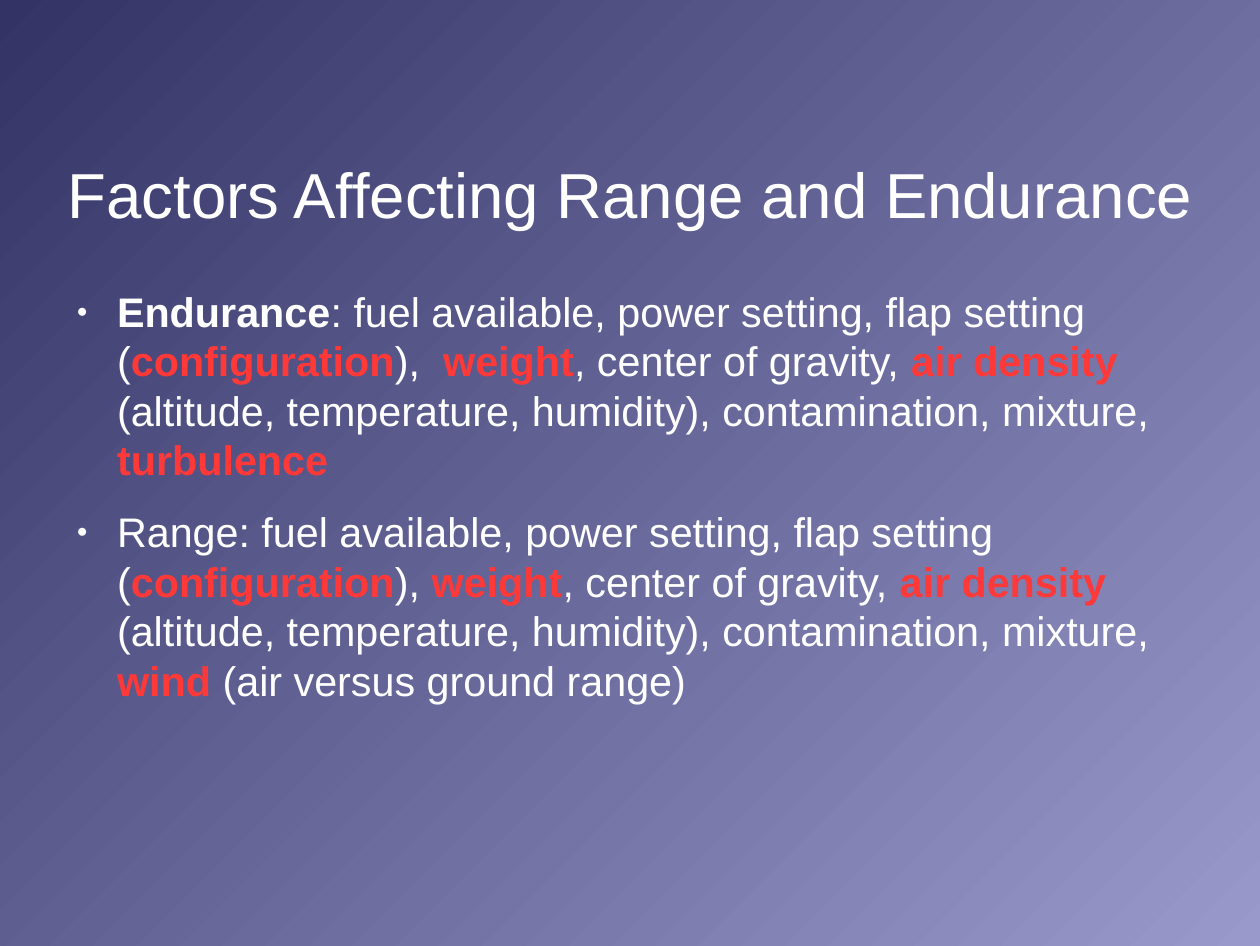
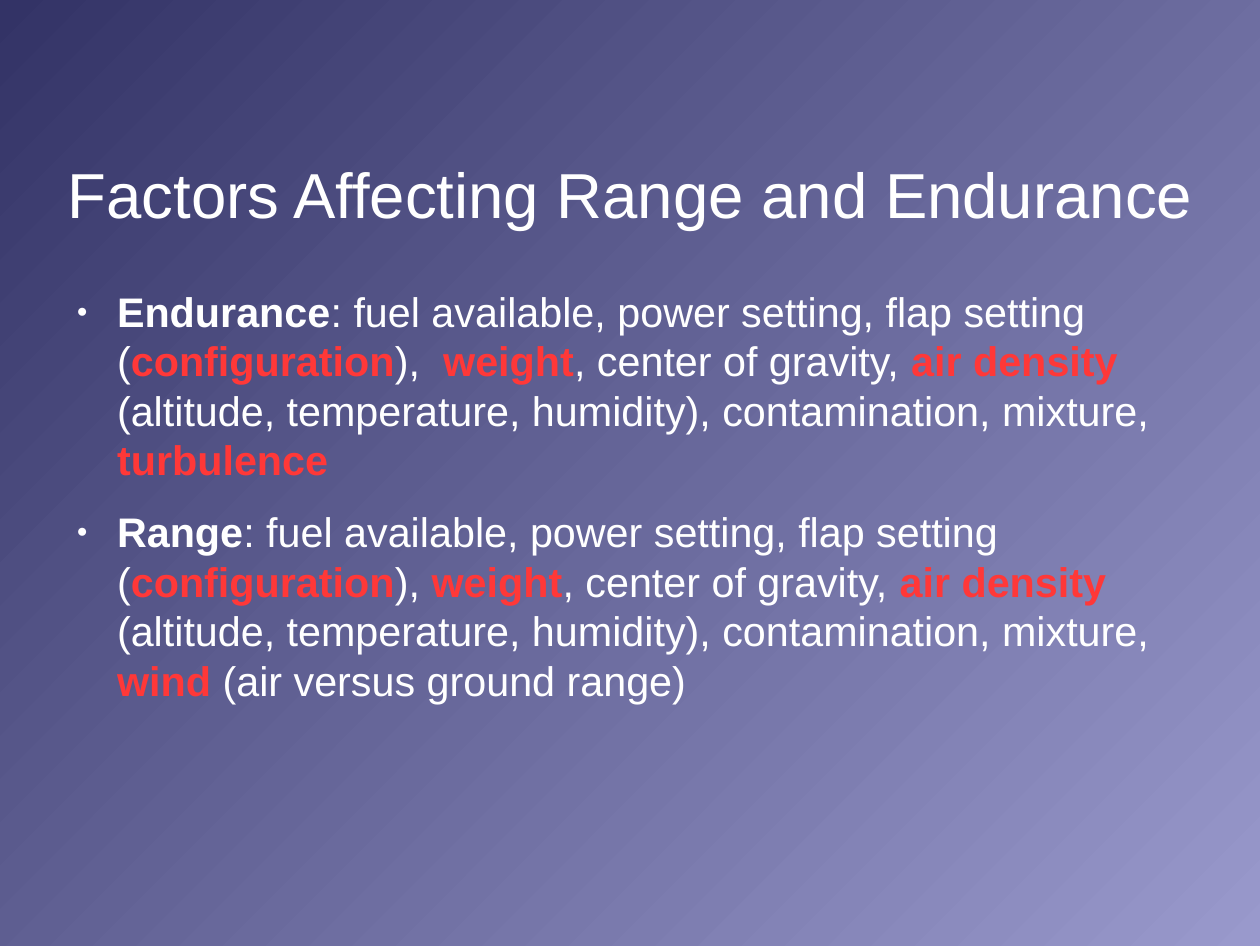
Before and after one commit to stephanheinemann/flight, a slide deck: slide 15 of FI/RangeAndEndurance/RangeAndEndurance.odp. Drawn at 1260x946 pixels with LibreOffice and Linux fonts; fonts in the diff are those of the drawing; background and template pictures are left out. Boxes give left, top, right and bottom in pixels: in the first picture for what was removed or moved away, otherwise in the second. Text is boxed around its words. In the diff, an @@ line names an element or a change of style, - is before the commit and + after.

Commit message:
reviewed range and endurance PGI

```diff
--- a/FI/RangeAndEndurance/RangeAndEndurance.odp
+++ b/FI/RangeAndEndurance/RangeAndEndurance.odp
@@ text at <box>117,517,1149,704</box>: bold on in "Range:" @@
```
Also in this commit, not shown: 7 other slides changed, 1 other file.
